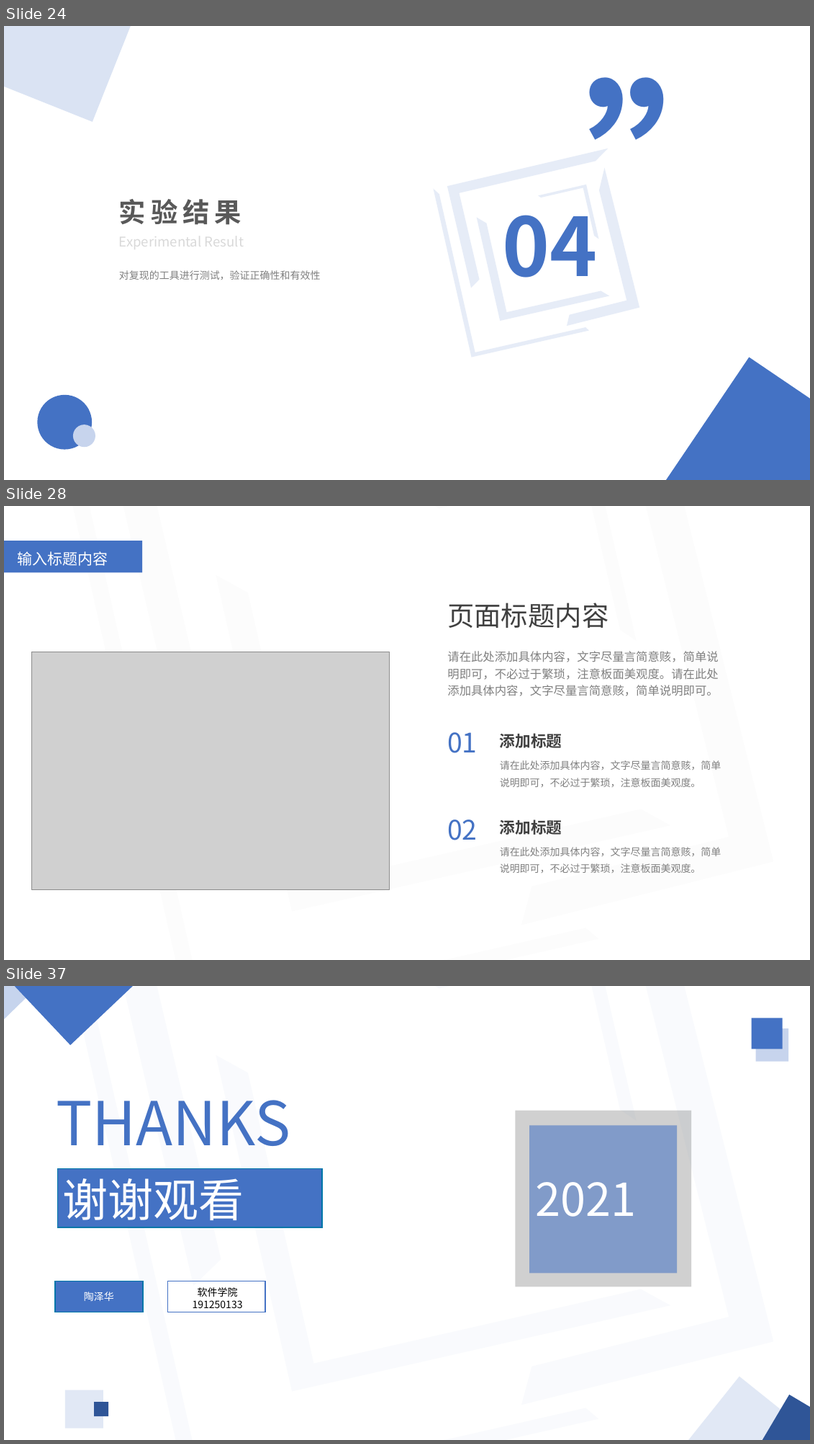
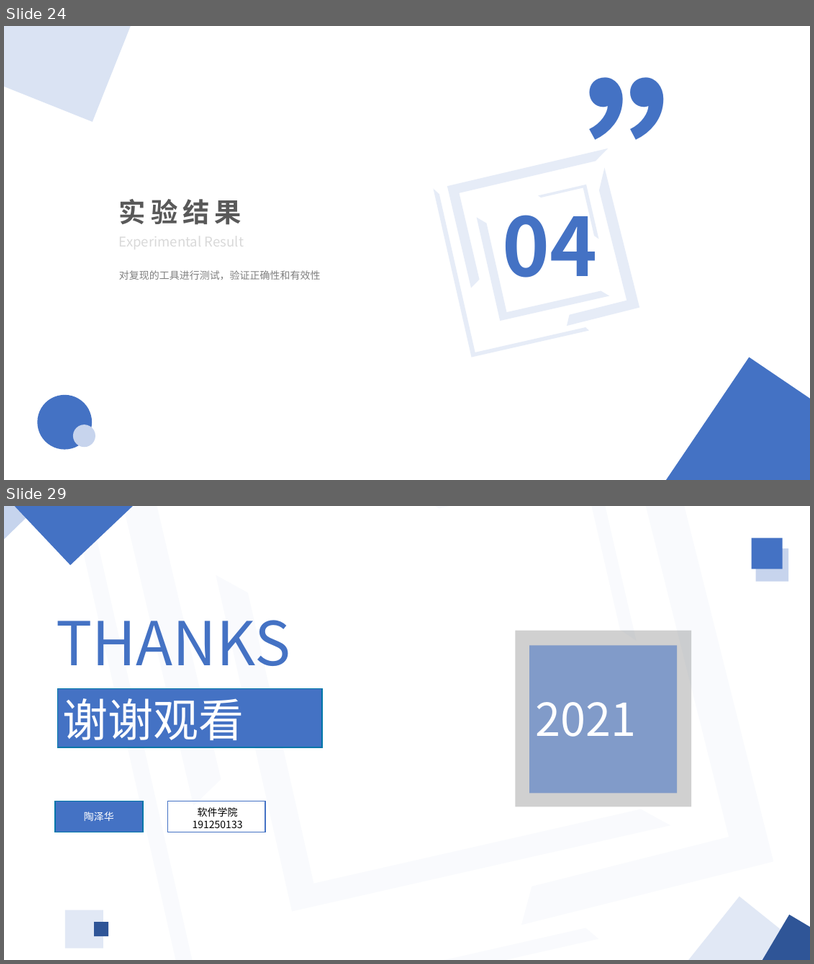
Before and after one commit to Truth-NJU/Static-Test-Selection-Tool, a slide deck: 工具汇报.pptx. Shown one above the other, each under a label of ours: slides 24, 28 and 37 before the commit, slides 24 and 29 after it; the slides between them are not shown. The pictures are 814x1444 and 814x964 pixels, drawn with LibreOffice and Linux fonts; fonts in the diff are those of the drawing; grey boxes stand for pictures. Boxes give left, top, right and bottom in pixels: in the first picture for what was removed or moved away, otherwise in the second. Text is boxed around its words. In the diff, an @@ line names an element or a change of style, - is before the commit and + after.

```diff
--- a/工具汇报.pptx
+++ b/工具汇报.pptx
@@ slide 28 removed at <box>4,506,810,960</box>, background #FFFFFF @@
@@ group removed at <box>68,506,774,960</box>: 5 half frames @@
@@ pentagon arrow removed at <box>4,541,142,572</box> @@
@@ text removed at <box>17,551,108,566</box> @@
-输入标题内容
@@ text removed at <box>448,602,609,628</box> @@
-页面标题内容
@@ picture removed at <box>32,651,390,890</box> @@
@@ text removed at <box>448,651,718,696</box> @@
-请在此处添加具体内容，文字尽量言简意赅，简单说明即可，不必过于繁琐，注意板面美观度。请在此处添加具体内容，文字尽量言简意赅，简单说明即可。
@@ text removed at <box>448,732,477,753</box> @@
-01
@@ text removed at <box>500,733,563,748</box> @@
-添加标题
@@ text removed at <box>500,760,722,787</box> @@
-请在此处添加具体内容，文字尽量言简意赅，简单说明即可，不必过于繁琐，注意板面美观度。
@@ text removed at <box>448,819,477,840</box> @@
-02
@@ text removed at <box>500,819,563,834</box> @@
-添加标题
@@ text removed at <box>500,847,722,872</box> @@
-请在此处添加具体内容，文字尽量言简意赅，简单说明即可，不必过于繁琐，注意板面美观度。
@@ what was slide 37 is now slide 29 @@
```
Also in this commit, not shown: 1 slide changed, 4 slides added, 11 other slides removed.
